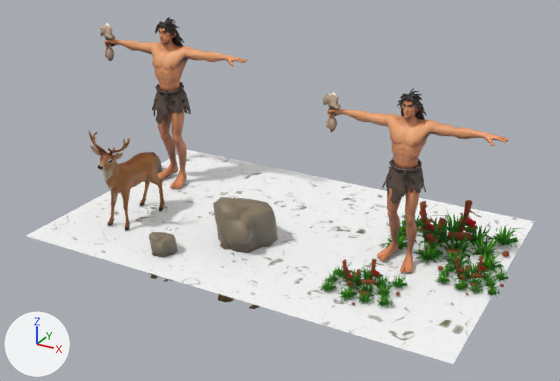
Renders of the glTF model public/assets/models/empat-masa-kehidupan-manusia-praaksara/berburu_meramu.glb from each side of a commit.
One viewpoint serves both versions: a 50 mm camera at (3.17, -5.87, 3.33) aimed at (-0.02, -0.05, 0.42). Arrows for +X, +Y and +Z are at lower left; the lights stay in place. The first picture is the older version. Where no turn or scale is listed for an object, it has been applied to the vertices. Vertices at exactly the same position are counted once.

In view in the first picture: 'Batu_Cluster', 'Batu_Cluster.002', 'Berburu_Mesh', 'Diorama_Floor', 'Meramu_Mesh', 'Rusa_Mesh', 'Semak_Cluster', 'Semak_Cluster.001', 'Semak_Cluster.002' and 1 more.
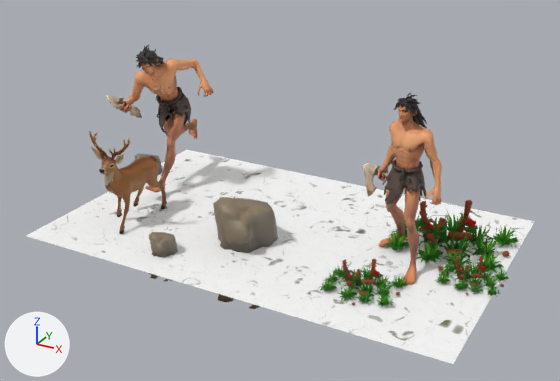
The change, as a diff of the scene's bpy script:
```diff
--- a/public/assets/models/empat-masa-kehidupan-manusia-praaksara/berburu_meramu.glb.py
+++ b/public/assets/models/empat-masa-kehidupan-manusia-praaksara/berburu_meramu.glb.py
@@ me_mesh_0 @@
 # used by ob_berburu_mesh; location = (-1.6, 0.45, 0.02)
-me_mesh_0.from_pydata(...)  # 3895 vertices, 7675 faces; spans x -0.88..0.9, y -0.22..0.22, z 0.01..1.76
+me_mesh_0.from_pydata(...)  # 3895 vertices, 7675 faces; spans x -0.37..0.45, y -0.75..0.64, z 0.03..1.58
+# me_mesh_0 part 1: the loose piece of 287 vertices spanning x -0.15..0.15, y -0.13..0.12, z 1.01..1.09 is multiplied about its middle by the matrix ((0.995, 0.0, -0.096), (-0.037, 0.923, -0.384), (0.089, 0.386, 0.918)), then moved by (0.01, -0.02, -0.08)
+# me_mesh_0 part 2: the loose piece of 61 vertices spanning x 0.01..0.07, y -0.15..-0.08, z 0.96..1.06 is multiplied about its middle by the matrix ((0.995, 0.0, -0.096), (-0.037, 0.923, -0.384), (0.089, 0.386, 0.918)), then moved by (0.01, 0.0, -0.12)
+# me_mesh_0 part 3: 3158 of 3895 vertices moved; they spanned x -0.88..0.9, y -0.22..0.22, z 0.01..1.74 and now span x -0.37..0.45, y -0.75..0.64, z 0.03..1.57; mean shift (0.04, -0.22, -0.16); largest move (-0.85, -0.01, 1.61) -> (-0.11, -0.75, 1.01)
+# other edits to the shape of me_mesh_0 do not show in these pictures
 me_mesh_0.materials.append(mat_tripo_node_abfd43c3_03f1_4a2c_824f_7363c88402ed_material)
@@ me_mesh_0_001 @@
 # used by ob_meramu_mesh; location = (1.2, -0.1, 0.02)
-me_mesh_0_001.from_pydata(...)  # 3895 vertices, 7675 faces; spans x -0.78..0.79, y -0.19..0.19, z 0.0..1.55
+me_mesh_0_001.from_pydata(...)  # 3895 vertices, 7675 faces; spans x -0.43..0.34, y -0.35..0.34, z -0.01..1.53
+# me_mesh_0_001 part 4: the loose piece of 287 vertices spanning x -0.14..0.13, y -0.12..0.1, z 0.89..0.96 is multiplied about its middle by the matrix ((0.973, 0.229, 0.021), (-0.23, 0.969, 0.09), (0.0, -0.093, 0.996)), then moved by (0.0, 0.04, -0.03)
+# me_mesh_0_001 part 5: the loose piece of 61 vertices spanning x 0.01..0.06, y -0.14..-0.07, z 0.85..0.93 is moved by (-0.03, 0.04, -0.02)
+# me_mesh_0_001 part 6: 3158 of 3895 vertices moved; they spanned x -0.78..0.79, y -0.19..0.19, z 0.0..1.54 and now span x -0.43..0.34, y -0.35..0.34, z -0.01..1.5; mean shift (0.0, 0.01, -0.1); largest move (-0.75, 0.0, 1.42) -> (-0.32, -0.01, 0.56)
+# other edits to the shape of me_mesh_0_001 do not show in these pictures
 me_mesh_0_001.materials.append(mat_tripo_node_abfd43c3_03f1_4a2c_824f_7363c88402ed_material)
@@ me_mesh_0_002 @@
 # used by ob_rusa_mesh; location = (-1.4, -0.55, 0.02)
-me_mesh_0_002.from_pydata(...)  # 2468 vertices, 4904 faces; spans x -0.23..0.247, y -0.393..0.444, z 0.004..0.952
+me_mesh_0_002.from_pydata(...)  # 2468 vertices, 4904 faces; spans x -0.228..0.249, y -0.378..0.433, z 0.002..0.943
+# me_mesh_0_002 part 7: 2290 of 2468 vertices moved; they spanned x -0.23..0.247, y -0.393..0.444, z 0.004..0.952 and now span x -0.228..0.249, y -0.378..0.433, z 0.002..0.943; mean shift (0.002, 0.003, -0.022); largest move (-0.106, -0.228, 0.004) -> (-0.106, -0.078, 0.034)
+# other edits to the shape of me_mesh_0_002 do not show in these pictures
 me_mesh_0_002.materials.append(mat_tripo_node_bcf4a508_c559_42b6_9c53_1334ccceb123_material)
```

Boxes [x1, y1, x2, y2] around the edits, measured in the pictures (560 x 381 px; the box of a moved part takes in the faces that stretch with it):
'Meramu_Mesh', reshaped (56% narrower): before [323, 88, 508, 273]; after [362, 93, 442, 284]
'Berburu_Mesh', reshaped (26% narrower, 14% shorter): before [100, 17, 247, 188]; after [106, 45, 214, 192]
'Rusa_Mesh', reshaped: before [88, 130, 165, 230]; after [89, 131, 167, 234]
part 1 of me_mesh_0, moved or reshaped: before [155, 82, 184, 94]; after [156, 87, 183, 106]
part 2 of me_mesh_0, moved or reshaped: before [165, 90, 168, 100]; after [166, 101, 170, 111]
part 3 of me_mesh_0, moved or reshaped: before [100, 20, 247, 188]; after [106, 45, 214, 192]
part 4 of me_mesh_0_001, moved or reshaped: before [389, 158, 422, 172]; after [391, 159, 423, 173]
part 5 of me_mesh_0_001, moved or reshaped: before [404, 167, 407, 179]; after [402, 168, 405, 179]
part 6 of me_mesh_0_001, moved or reshaped: before [323, 92, 508, 273]; after [362, 95, 442, 284]
